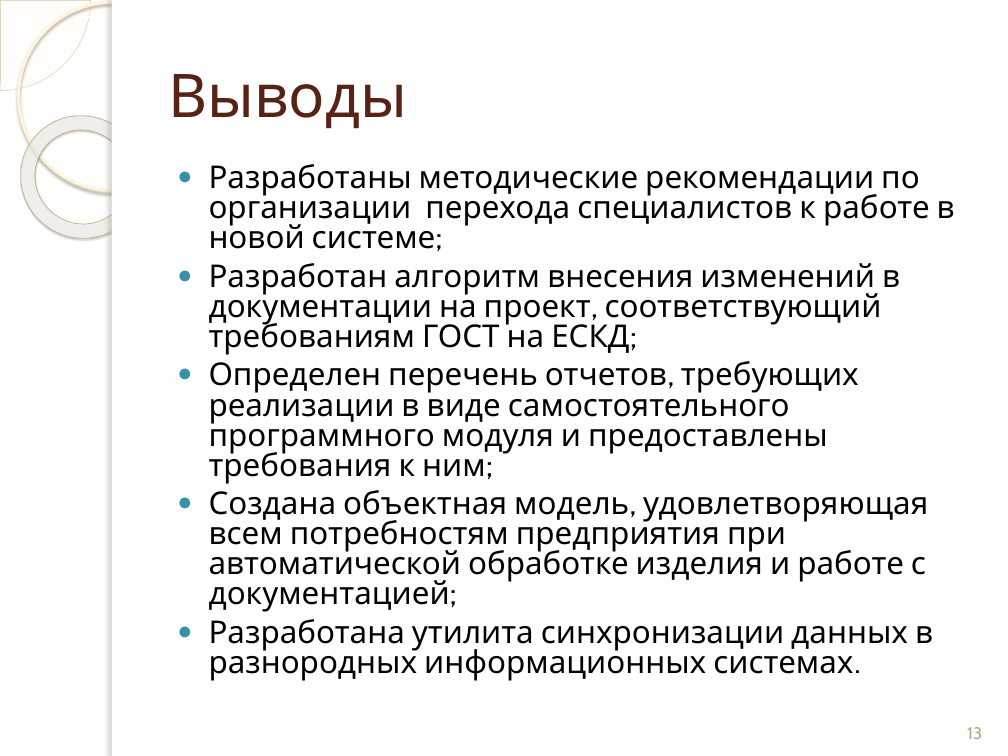
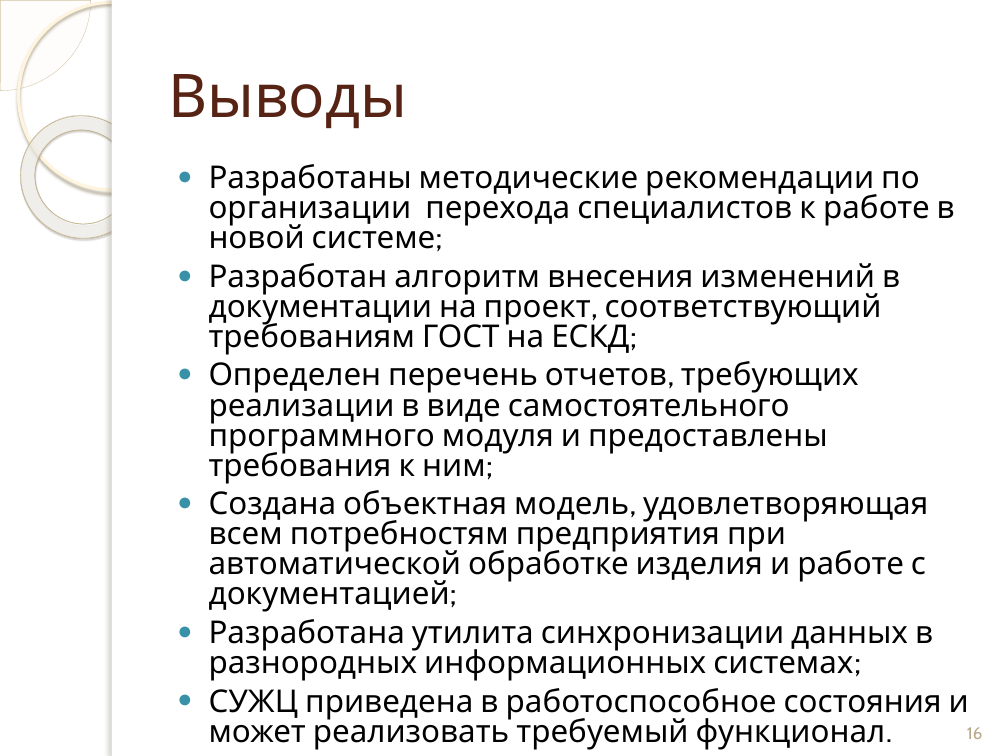
Before and after one commit to andreytemn/university, a slide deck: slide 16 of diplom/Темников презентация к диплому.pptx (slide 13 before the commit). Drawn at 1008x756 pixels with LibreOffice and Linux fonts; fonts in the diff are those of the drawing; background and template pictures are left out. Boxes give left, top, right and bottom in pixels: in the first picture for what was removed or moved away, otherwise in the second. Text is boxed around its words. In the diff, an @@ line names an element or a change of style, - is before the commit and + after.

```diff
--- a/diplom/Темников презентация к диплому.pptx
+++ b/diplom/Темников презентация к диплому.pptx
@@ text at [209,619,969,750]: text changed @@
-● Разработана утилита синхронизации данных в разнородных информационных системах.
+● Разработана утилита синхронизации данных в разнородных информационных системах;
+● СУЖЦ приведена в работоспособное состояния и может реализовать требуемый функционал.
@@ page number at [967,727,982,739]: text changed @@
-13
+16
```
Also in this commit, not shown: 7 other slides changed, 3 slides added, 3 other files.
